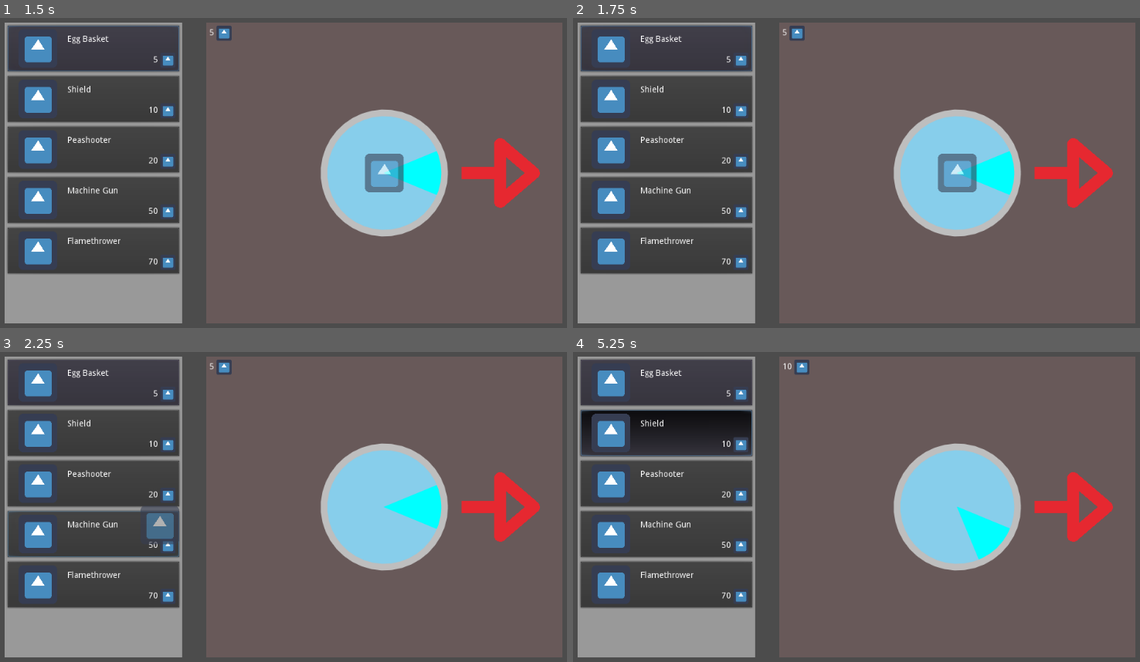
Above: before the commit, frames 1-4 (two rows, left to right).
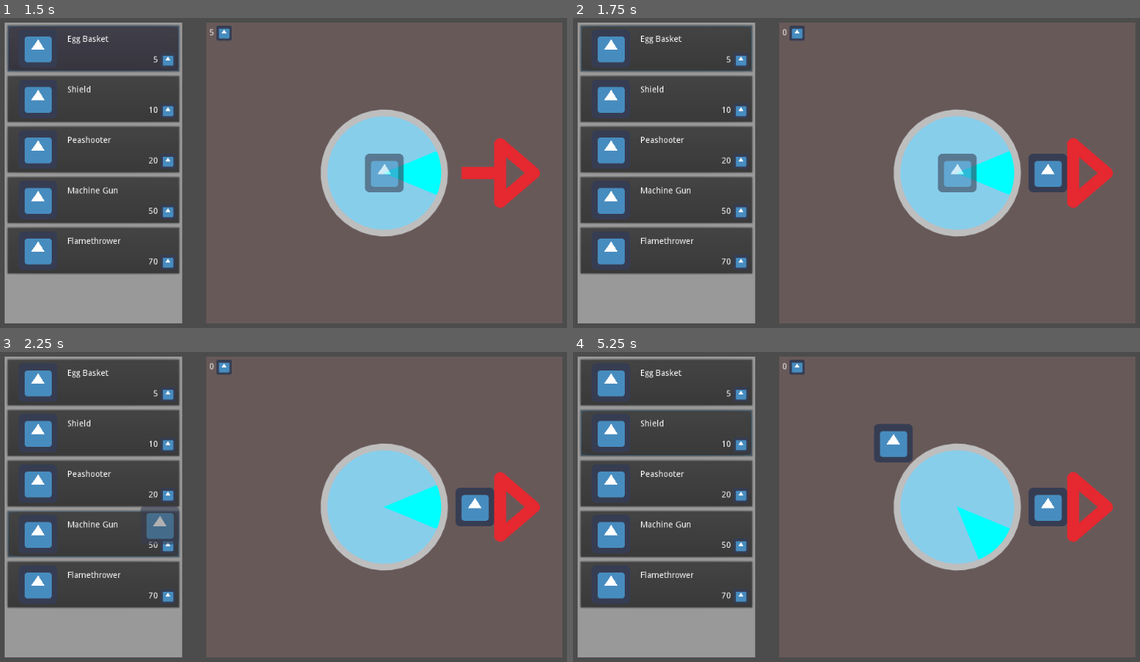
Above: after the commit, the same moments.

Repository: CiaranWoodward/LD46
Game: Godot game, scene res://Menu/DesignMenu.tscn
Same seed, same stepped clock (60 frames per second), same inputs: the game is played once before the commit and once after it. This scene is started directly instead of the project's main scene. The engine's default icon, where the game draws it, is replaced by a stand-in: a white triangle on a blue panel in a dark square.
Inputs (mouse positions are in pixels of both pictures, inside the frame that each line leads up to):
- Up to frame 1 (1.5 s): click (90, 49) at 0.52 s; tap Enter (ui_accept) at 1.25, 1.35 s; move the mouse to (385, 173) at 1.27 s; hold Right (player_right) from 1.28 s (still down); click (385, 173) at 1.42 s
- Up to frame 2 (1.75 s): keep holding Right (player_right); tap Enter (ui_accept) at 1.52 s
- Up to frame 3 (2.25 s): tap Enter (ui_accept) at 1.82, 2, 2.1 s; move the mouse to (158, 525) at 2.02 s; release Right (player_right) at 2.03 s; hold S (player_down) from 2.03 s (still down); click (158, 525) at 2.17 s
- Up to frame 4 (5.25 s): tap Enter (ui_accept) at 2.27, 2.57, 2.75, 2.85, 3.5, 3.6, 3.77, 4.07, 4.25, 4.35, 4.52, 4.82, 5.1 s; move the mouse to (918, 426) at 2.77 s; release S (player_down) at 2.78 s; hold Right (player_right) 2.78-3.53 s; click (918, 426) at 2.92 s; move the mouse to (828, 578) at 3.52 s; hold W (player_up) 3.53-4.28 s; click (828, 578) at 3.67 s; move the mouse to (1043, 559) at 4.27 s; hold A (player_left) from 4.28 s (still down); click (1043, 559) at 4.42 s; tap Escape (ui_cancel) at 4.9 s; move the mouse to (669, 454) at 5.02 s; click (669, 454) at 5.17 s

Frame 1 is identical in both runs. In frame 2, 0.8% of the frame differs, in the area x 36-88%, y 3-57%; in frame 3, 0.8%; in frame 4, 4.0%, in the area x 1-88%, y 2-57%.

Commit message:
Finish hooking build menu together

Diff:
--- a/Menu/BuildPanel.gd
+++ b/Menu/BuildPanel.gd
@@ -1,16 +1,11 @@
 extends PanelContainer
 
 onready var centerPoint = get_node("BuildPanelCenter")
+onready var mouseGrab = get_node("../../MouseGrab")
 
 # Called when the node enters the scene tree for the first time.
 func _ready():
 	_on_BuildPanel_resized()
-
-
-# Called every frame. 'delta' is the elapsed time since the previous frame.
-#func _process(delta):
-#	pass
-
 
 func _on_BuildPanel_resized():
 	centerPoint.set_position(self.get_rect().size / 2)
@@ -20,3 +15,8 @@
 	if event is InputEventMouse:
 		var relPos = event.get_position() - centerPoint.get_position()
 		centerPoint.set_mousepos(relPos)
+		if event.is_action_released("ui_accept") && mouseGrab.visible:
+			if centerPoint.place_item(mouseGrab.get_texture(), mouseGrab.cost):
+				mouseGrab.drop()
+		if event.is_action_released("ui_cancel") && !mouseGrab.visible:
+			centerPoint.remove_item()
--- a/Menu/BuildPanelCenter.gd
+++ b/Menu/BuildPanelCenter.gd
@@ -6,13 +6,23 @@
 export var fillcolor : Color = Color.skyblue
 export var selectcolor : Color = Color.aqua
 
+
 const segcount = 8
 
 var curseg : int = -1
+var sprites = Array()
+var costs = Array()
 
 # Called when the node enters the scene tree for the first time.
 func _ready():
-	pass # Replace with function body.
+	for i in range(segcount):
+		var segangle = ((i * 2 * PI) / segcount) + (PI/4)
+		var sprite = Sprite.new()
+		sprites.push_back(sprite)
+		costs.push_back(0)
+		add_child(sprite, true)
+		sprite.set_position(Vector2(cos(segangle), sin(segangle)) * radius * 1.5)
+		sprite.visible = false
 
 func _draw():
 	draw_circle(Vector2.ZERO, radius, fillcolor)
@@ -48,3 +58,18 @@
 		curseg = int(mangle / (2.0 * PI) * 8.0)
 	if curseg != prevseg:
 		update()
+
+func remove_item():
+	if curseg != -1 && sprites[curseg].visible:
+		sprites[curseg].visible = false
+		Global.mod_eggcount(costs[curseg])
+		costs[curseg] = 0
+
+func place_item(tex : Texture, cost : int) -> bool:
+	if curseg != -1:
+		remove_item()
+		costs[curseg] = cost
+		sprites[curseg].texture = tex
+		sprites[curseg].visible = true
+		return true
+	return false
--- a/Menu/MouseGrab.gd
+++ b/Menu/MouseGrab.gd
@@ -9,13 +9,13 @@
 func _ready():
 	_set_active(false)
 
-func _set_active(active: bool):
-	self.active = active
-	self.visible = active
+func _set_active(aactive: bool):
+	self.active = aactive
+	self.visible = aactive
 
-func bind(cost : int, texture : Texture):
+func bind(acost : int, texture : Texture):
 	unbind()
-	self.cost = cost
+	self.cost = acost
 	sprite.set_texture(texture)
 	_set_active(true)
 
@@ -24,6 +24,13 @@
 		_set_active(false)
 		Global.mod_eggcount(self.cost)
 
+func drop():
+	if(self.active):
+		_set_active(false)
+
+func get_texture() -> Texture:
+	return sprite.texture
+
 # Called every frame. 'delta' is the elapsed time since the previous frame.
 func _process(delta):
 	if Input.is_action_just_released("ui_cancel"):
--- a/project.godot
+++ b/project.godot
@@ -25,6 +25,15 @@
 
 [input]
 
+ui_accept={
+"deadzone": 0.5,
+"events": [ Object(InputEventKey,"resource_local_to_scene":false,"resource_name":"","device":0,"alt":false,"shift":false,"control":false,"meta":false,"command":false,"pressed":false,"scancode":16777221,"unicode":0,"echo":false,"script":null)
+, Object(InputEventKey,"resource_local_to_scene":false,"resource_name":"","device":0,"alt":false,"shift":false,"control":false,"meta":false,"command":false,"pressed":false,"scancode":16777222,"unicode":0,"echo":false,"script":null)
+, Object(InputEventKey,"resource_local_to_scene":false,"resource_name":"","device":0,"alt":false,"shift":false,"control":false,"meta":false,"command":false,"pressed":false,"scancode":32,"unicode":0,"echo":false,"script":null)
+, Object(InputEventJoypadButton,"resource_local_to_scene":false,"resource_name":"","device":0,"button_index":0,"pressure":0.0,"pressed":false,"script":null)
+, Object(InputEventMouseButton,"resource_local_to_scene":false,"resource_name":"","device":0,"alt":false,"shift":false,"control":false,"meta":false,"command":false,"button_mask":0,"position":Vector2( 0, 0 ),"global_position":Vector2( 0, 0 ),"factor":1.0,"button_index":1,"pressed":false,"doubleclick":false,"script":null)
+ ]
+}
 ui_cancel={
 "deadzone": 0.5,
 "events": [ Object(InputEventKey,"resource_local_to_scene":false,"resource_name":"","device":0,"alt":false,"shift":false,"control":false,"meta":false,"command":false,"pressed":false,"scancode":16777217,"unicode":0,"echo":false,"script":null)
